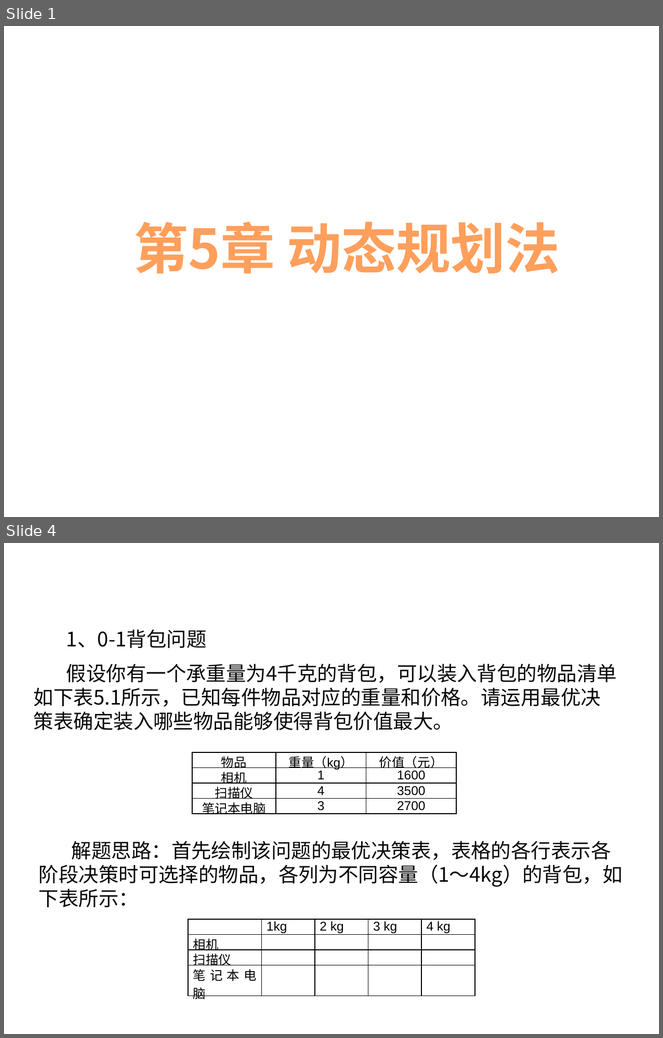
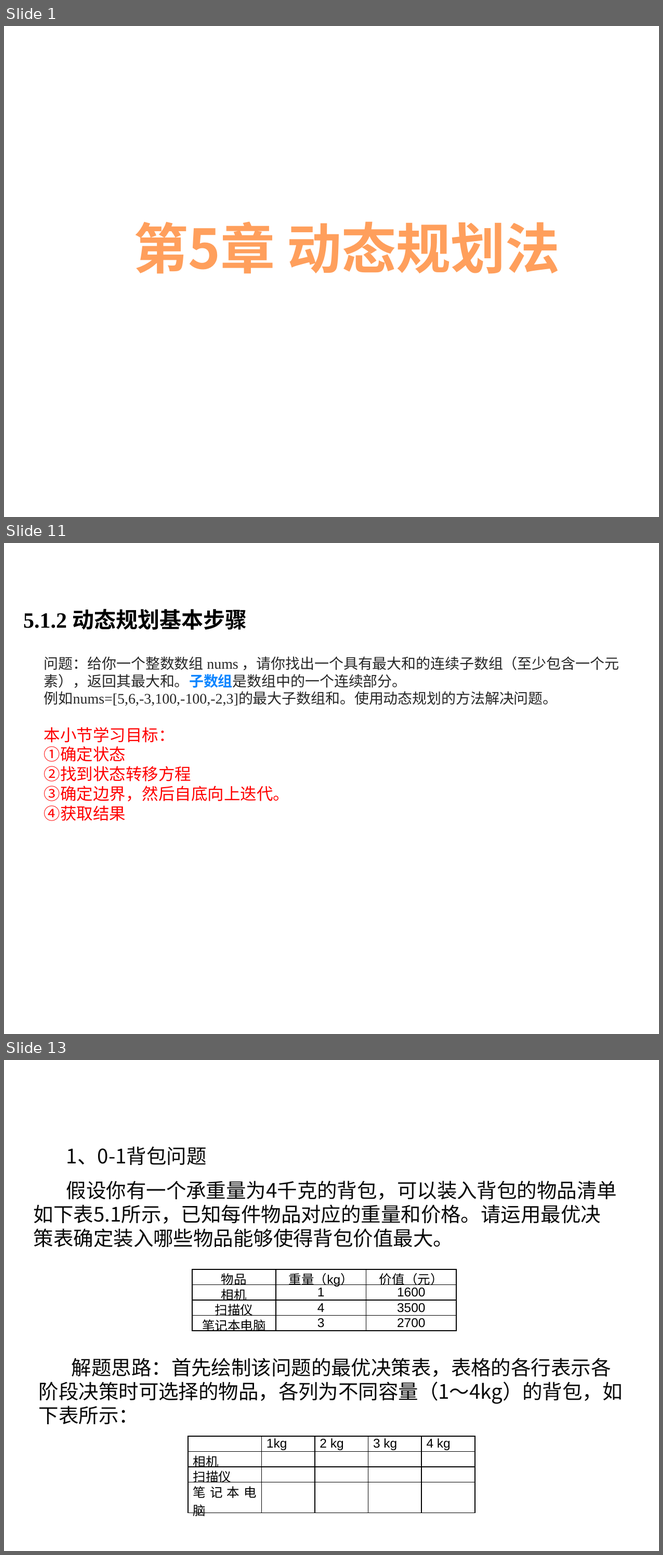
Before and after one commit to liutongling/DP, a slide deck: file/第5章 动态规划法.pptx. Shown one above the other, each under a label of ours: slides 1 and 4 before the commit, slides 1, 11 and 13 after it; the slides between them are not shown. The pictures are 663x1038 and 663x1555 pixels, drawn with LibreOffice and Linux fonts; fonts in the diff are those of the drawing; background and template pictures are left out. Boxes give left, top, right and bottom in pixels: in the first picture for what was removed or moved away, otherwise in the second. Text is boxed around its words. In the diff, an @@ line names an element or a change of style, - is before the commit and + after.

Commit message:
第五章内容动态规划

```diff
--- a/file/第5章 动态规划法.pptx
+++ b/file/第5章 动态规划法.pptx
@@ slide 11 added at (x1=4, y1=543, x2=659, y2=1034), background #FFFFFF @@
@@ text added at (x1=23, y1=609, x2=247, y2=630), 24 pt, text #000000, bold @@
+5.1.2 动态规划基本步骤
@@ text added at (x1=44, y1=656, x2=619, y2=706), 16 pt, text #262626 @@
+问题：给你一个整数数组 nums ，请你找出一个具有最大和的连续子数组（至少包含一个元素），返回其最大和。子数组是数组中的一个连续部分。
+例如nums=[5,6,-3,100,-100,-2,3]的最大子数组和。使用动态规划的方法解决问题。
@@ text added at (x1=44, y1=727, x2=289, y2=821), 18 pt, text #FF0000 @@
+本小节学习目标：
+①确定状态
+②找到状态转移方程
+③确定边界，然后自底向上迭代。
+④获取结果
@@ what was slide 4 is now slide 13 @@
```
Also in this commit, not shown: 2 slides changed, 8 other slides added, 3 other files.
